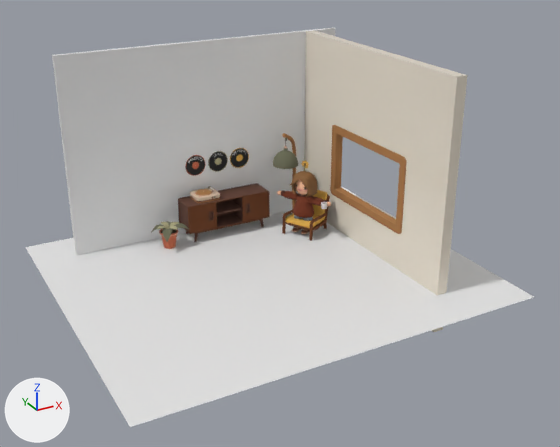
Two versions of the glTF model models/Stage.glb, one commit apart.
Before and after are seen from a camera (50 mm lens) standing at (-8.8, -16.92, 9.76) and looking at (0.34, -0.31, 1.46). The lights are fixed; the arrows at lower left show +X, +Y and +Z. The first picture is the older version. Where no turn or scale is listed for an object, it has been applied to the vertices. Vertices at exactly the same position are counted once.

The first picture shows 'Base', 'Chair', 'Dresser', 'Floor', 'Lamp', 'Wall', 'Window', 'WindowWall' and 9 more.
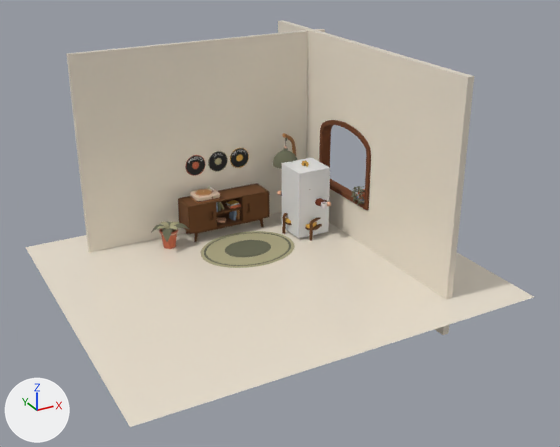
Edits to the bpy script that builds the scene:
```text
Change me_floorplane:
    where me_floorplane.from_pydata(...)  # 4 vertices, 2 faces; spans x -5.42..5.42, y -4.68..4.68, z 0.0
    add me_floorplane.materials.append(mat_material_002)  # pale yellow #ece2d2
Change me_windowwallplane:
    remove me_windowwallplane.from_pydata(...)  # 16 vertices, 32 faces; spans x 3.27..3.57, y -3.4..3.4, z -1.11..5.7
    add me_windowwallplane.from_pydata(...)  # 231 vertices, 456 faces; spans x -4.25..4.31, y 3.19..3.44, z -1.11..5.7
    me_windowwallplane part 1: 16 vertices removed from x 3.27..3.57, y -3.4..3.4, z -1.11..5.7; 231 vertices added at x -4.25..4.31, y 3.19..3.44, z -1.11..5.7
    add me_windowwallplane.materials.append(mat_material_012)  # brown #6c3c1d
Change me_backwallplane:
    where me_backwallplane.from_pydata(...)  # 8 vertices, 12 faces; spans x -4.25..4.31, y 3.24..3.39, z -1.11..5.7
    add me_backwallplane.materials.append(mat_material_002)  # pale yellow #ece2d2
Change ob_windowwall:
    ob_windowwall.location: (0.0, 0.0, 0.0) -> (-0.72, 0.83, 0.04)
    ob_windowwall.rotation_euler: (0.0, 0.0, 0.0) -> (0.0, 0.0, -1.571)  # degrees (0, 0, 0) -> degrees (0, 0, -90)
    ob_windowwall.scale: (1.0, 1.0, 1.0) -> (1.05, 1.25, 1.0)
Change ob_wall:
    ob_wall.scale: (1.0, 1.0, 1.0) -> (0.913, 1.0, 1.0)
Remove ob_window:
    ob_window = bpy.data.objects.new('Window', me_windowmesh)
Add ob_book_009:
    ob_book_009 = bpy.data.objects.new('Book.009', me_cube_012)  # 62 vertices, 120 faces; spans x -0.086..0.243, y -0.207..0.177, z -0.046..0.043; in mat_material_001 (pale yellow #ece2d2), mat_shorts_base_001 (greyish blue #8494ab)
    ob_book_009.location = (3.33, 0.31, 1.35)
Add ob_plane_019:
    ob_plane_019 = bpy.data.objects.new('Plane.019', me_plane_103)  # 13002 vertices, 25758 faces; spans x -0.325..0.151, y -0.274..0.333, z -0.199..0.304; in mat_green_004 (dark yellow #6a6b55), mat_material_017 (orange #c86c4c), mat_material_012 (brown #6c3c1d), mat_green_005 (beige #aea884)
    ob_plane_019.location = (3.4, 0.28, 1.45)
Add ob_rug:
    ob_rug = bpy.data.objects.new('Rug', me_cylinder_001)  # 320 vertices, 636 faces; spans x -1.42..1.42, y -1.15..1.15, z -0.02..0.02; in mat_green_005 (beige #aea884), mat_material_004 (dark yellow #6a6b55)
    ob_rug.location = (0.24, 1.45, 0.0)
Add ob_book_008:
    ob_book_008 = bpy.data.objects.new('Book.008', me_cube_010)  # 62 vertices, 120 faces; spans x -0.096..0.08, y -0.057..0.22, z -0.177..0.179; in mat_material_002 (pale yellow #ece2d2), mat_shorts_base (greyish blue #8494ab)
    ob_book_008.location = (0.49, 2.83, 0.52)
Add ob_book_007:
    ob_book_007 = bpy.data.objects.new('Book.007', me_cube_009)  # 62 vertices, 120 faces; spans x -0.066..0.049, y -0.057..0.22, z -0.17..0.17; in mat_material_002 (pale yellow #ece2d2), mat_material_018 (brown #aa7746)
    ob_book_007.location = (0.6, 2.84, 0.52)
Add ob_book_006:
    ob_book_006 = bpy.data.objects.new('Book.006', me_cube_007)  # 62 vertices, 120 faces; spans x -0.162..0.248, y -0.134..0.259, z -0.03..0.031; in mat_material_002 (pale yellow #ece2d2), mat_skin (picture img_skin_blush)
    ob_book_006.location = (0.02, 2.9, 0.37)
Add ob_book_005:
    ob_book_005 = bpy.data.objects.new('Book.005', me_cube_006)  # 62 vertices, 120 faces; spans x -0.167..0.198, y -0.232..0.085, z -0.03..0.031
    ob_book_005.location = (0.43, 2.93, 0.9)
Add ob_book_004:
    ob_book_004 = bpy.data.objects.new('Book.004', me_cube_005)  # 62 vertices, 120 faces; spans x -0.084..0.082, y -0.044..0.164, z -0.131..0.131; in mat_material_002 (pale yellow #ece2d2), mat_flower_base (yellow #9c9068)
    ob_book_004.location = (0.06, 2.81, 0.91)
Add ob_book_003:
    ob_book_003 = bpy.data.objects.new('Book.003', me_cube_004)  # 62 vertices, 120 faces; spans x -0.167..0.198, y -0.232..0.085, z -0.03..0.031; in mat_material_002 (pale yellow #ece2d2), mat_flower_petal (orange #e2af4e)
    ob_book_003.location = (0.43, 2.93, 0.9)
Add ob_book_002:
    ob_book_002 = bpy.data.objects.new('Book.002', me_cube_003)  # 62 vertices, 120 faces; spans x -0.17..0.17, y -0.057..0.216, z -0.046..0.043; in mat_material_002 (pale yellow #ece2d2), mat_material_006 (orange #c86c4c)
    ob_book_002.location = (0.47, 2.77, 0.82)
Add ob_book_001:
    ob_book_001 = bpy.data.objects.new('Book.001', me_cube_002)  # 62 vertices, 120 faces; spans x -0.054..0.052, y -0.057..0.216, z -0.172..0.172; in mat_material_002 (pale yellow #ece2d2), mat_shorts_base (greyish blue #8494ab)
    ob_book_001.location = (-0.16, 2.76, 0.95)
Add ob_book:
    ob_book = bpy.data.objects.new('Book', me_cube_001)  # 62 vertices, 120 faces; spans x -0.064..0.061, y -0.057..0.216, z -0.174..0.174; in mat_material_002 (pale yellow #ece2d2), mat_green_004 (dark yellow #6a6b55)
    ob_book.location = (-0.06, 2.77, 0.95)
Add ob_characterhitbox:
    ob_characterhitbox = bpy.data.objects.new('CharacterHitbox', me_cube)  # a box spanning x -0.52..0.52, y -0.52..0.52, z -1.03..1.03
    ob_characterhitbox.location = (2.34, 1.76, 1.09)
```

What differs and where, as boxes [x1, y1, x2, y2] in the pictures (560 x 447 px):
'Floor', recoloured (white to pale yellow)
    both: [25, 212, 534, 427]
'Wall', recoloured, rescaled (white to pale yellow, 8% narrower)
    before: [52, 28, 335, 256]
    after: [66, 29, 325, 253]
'WindowWall', reshaped, moved, turned, rescaled
    before: [304, 30, 468, 332]
    after: [278, 20, 474, 335]
'CharacterHitbox', added
    after: [282, 158, 330, 238]
'Rug', added
    after: [200, 231, 294, 268]
'Window', deleted (brown)
    before: [330, 125, 407, 234]
'Plane.019', added
    after: [351, 186, 365, 205]
'Book.008', added
    after: [229, 211, 237, 220]
'Book.006', added
    after: [217, 217, 226, 223]
'Book.003', added
    after: [226, 200, 239, 206]
'Book.002', added
    after: [227, 204, 241, 209]
'Book.007', added
    after: [236, 210, 240, 220]
'Book', added
    after: [217, 202, 221, 211]
'Book.009', added
    after: [356, 196, 365, 203]
'Book.005', added
    after: [227, 203, 239, 206]
'Book.001', added
    after: [216, 202, 218, 212]
